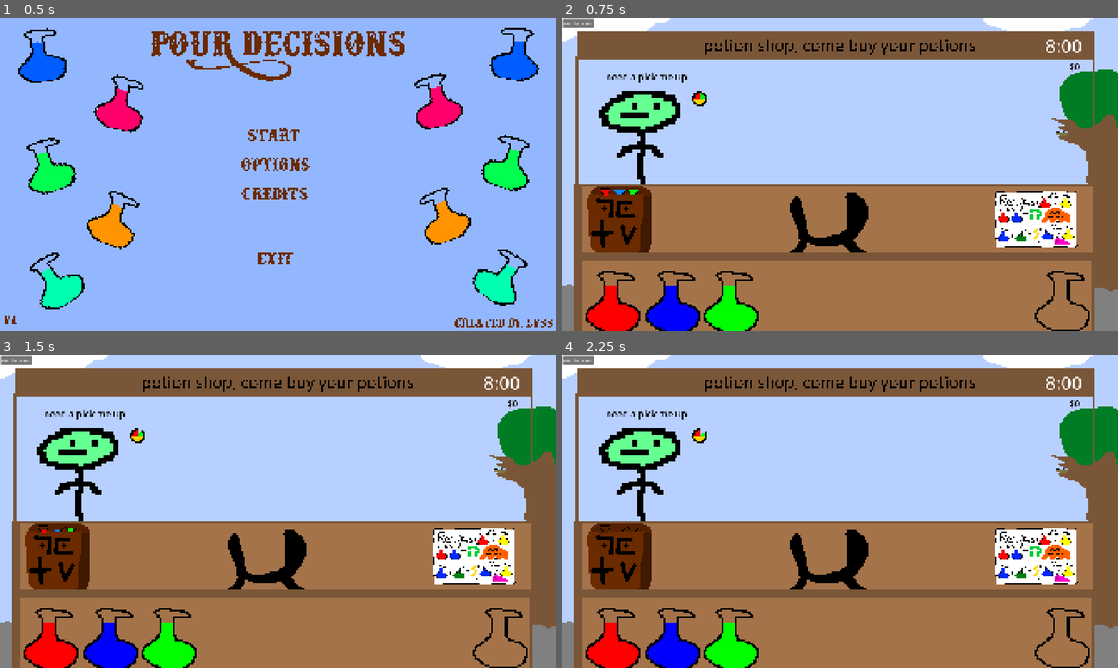
Above: before the commit, frames 1-4 (two rows, left to right).
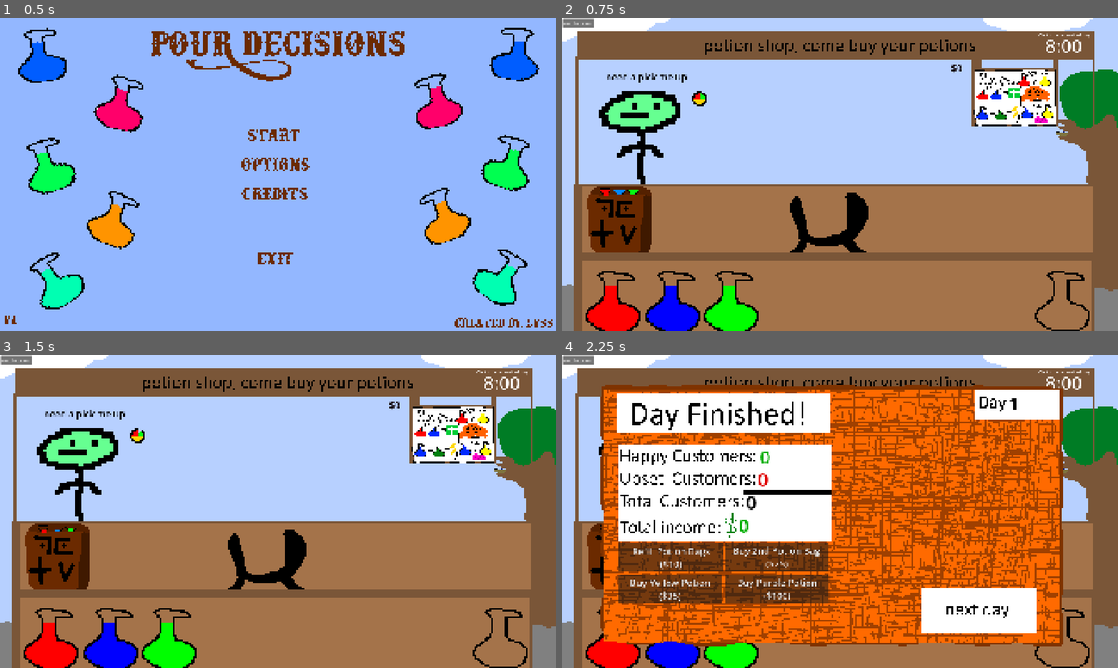
Above: after the commit, the same moments.

Repository: GreyChaos/pour-decisions
Game: Godot game, scene res://scenes/main_menu.tscn
Same seed, same stepped clock (60 frames per second), same inputs: the game is played once before the commit and once after it.
Inputs (mouse positions are in pixels of both pictures, inside the frame that each line leads up to; where the layout moved, square brackets give the same spot in the first picture):
- Up to frame 1 (0.5 s): no input
- Up to frame 2 (0.75 s): click (834, 136) at 0.5 s
- Up to frame 3 (1.5 s): click (55, 555) at 1.25 s
- Up to frame 4 (2.25 s): click (1062, 383) [617, 555] at 2 s

Frame 1 is identical in both runs. In frame 2, 5.7% of the frame differs, in the area x 70-95%, y 4-74%; in frame 3, 5.7%; in frame 4, 68%, in the area x 6-95%, y 4-94%.

Commit message:
Purple Potion Added

Diff:
--- /dev/null
+++ b/potions/anger_potion.tres
@@ -0,0 +1,23 @@
+[gd_resource type="Resource" script_class="PotionRecipe" format=3 uid="uid://dk23mkf8p2tip"]
+
+[ext_resource type="Script" uid="uid://bq01oolp8ppxl" path="res://scripts/ingredient_amount.gd" id="1_ybh78"]
+[ext_resource type="Script" uid="uid://bncof2ny5vmo7" path="res://scripts/potion_recipe.gd" id="2_vjwmh"]
+
+[sub_resource type="Resource" id="Resource_hh1oa"]
+script = ExtResource("1_ybh78")
+type = 5
+metadata/_custom_type_script = "uid://bq01oolp8ppxl"
+
+[sub_resource type="Resource" id="Resource_5v8hn"]
+script = ExtResource("1_ybh78")
+type = 2
+amount = 2
+metadata/_custom_type_script = "uid://bq01oolp8ppxl"
+
+[resource]
+script = ExtResource("2_vjwmh")
+potion_name = "Anger Potion"
+ingredients = Array[ExtResource("1_ybh78")]([SubResource("Resource_hh1oa"), SubResource("Resource_5v8hn")])
+sell_price = 25
+symptoms = Array[String](["I want somebody to ruin their reputation", "Make them snap at the wrong person", "Somebodys been too composed lately", "They deserve to lose that new promotion"])
+metadata/_custom_type_script = "uid://bncof2ny5vmo7"
--- /dev/null
+++ b/potions/death_potion.tres
@@ -0,0 +1,22 @@
+[gd_resource type="Resource" script_class="PotionRecipe" format=3 uid="uid://diwc5ujl6ydj8"]
+
+[ext_resource type="Script" uid="uid://bq01oolp8ppxl" path="res://scripts/ingredient_amount.gd" id="1_a37af"]
+[ext_resource type="Script" uid="uid://bncof2ny5vmo7" path="res://scripts/potion_recipe.gd" id="2_8plqi"]
+
+[sub_resource type="Resource" id="Resource_hh1oa"]
+script = ExtResource("1_a37af")
+type = 5
+metadata/_custom_type_script = "uid://bq01oolp8ppxl"
+
+[sub_resource type="Resource" id="Resource_5v8hn"]
+script = ExtResource("1_a37af")
+amount = 2
+metadata/_custom_type_script = "uid://bq01oolp8ppxl"
+
+[resource]
+script = ExtResource("2_8plqi")
+potion_name = "Anger Potion"
+ingredients = Array[ExtResource("1_a37af")]([SubResource("Resource_hh1oa"), SubResource("Resource_5v8hn")])
+sell_price = 25
+symptoms = Array[String](["I need a permanent solution", "They've lived long enough", "Something untracable, if you catch my drift", "My inheritance is taking too long", "Make it look natural"])
+metadata/_custom_type_script = "uid://bncof2ny5vmo7"
--- /dev/null
+++ b/potions/love_potion.tres
@@ -0,0 +1,23 @@
+[gd_resource type="Resource" script_class="PotionRecipe" format=3 uid="uid://c7less6oqx6xd"]
+
+[ext_resource type="Script" uid="uid://bq01oolp8ppxl" path="res://scripts/ingredient_amount.gd" id="1_jqylc"]
+[ext_resource type="Script" uid="uid://bncof2ny5vmo7" path="res://scripts/potion_recipe.gd" id="2_vkorj"]
+
+[sub_resource type="Resource" id="Resource_hh1oa"]
+script = ExtResource("1_jqylc")
+type = 5
+amount = 2
+metadata/_custom_type_script = "uid://bq01oolp8ppxl"
+
+[sub_resource type="Resource" id="Resource_5v8hn"]
+script = ExtResource("1_jqylc")
+type = 4
+metadata/_custom_type_script = "uid://bq01oolp8ppxl"
+
+[resource]
+script = ExtResource("2_vkorj")
+potion_name = "Anger Potion"
+ingredients = Array[ExtResource("1_jqylc")]([SubResource("Resource_hh1oa"), SubResource("Resource_5v8hn")])
+sell_price = 25
+symptoms = Array[String](["They don't know they love me yet", "I need somebody to notice me, no matter what", "We're meant to be, they just need convinced", "Make them forget about her, and just see me", "They rejected me, they shouldn't have"])
+metadata/_custom_type_script = "uid://bncof2ny5vmo7"
--- /dev/null
+++ b/potions/sleep_potion.tres
@@ -0,0 +1,22 @@
+[gd_resource type="Resource" script_class="PotionRecipe" format=3 uid="uid://dwlc1fap0jmbl"]
+
+[ext_resource type="Script" uid="uid://bq01oolp8ppxl" path="res://scripts/ingredient_amount.gd" id="1_r8tqf"]
+[ext_resource type="Script" uid="uid://bncof2ny5vmo7" path="res://scripts/potion_recipe.gd" id="2_u78u4"]
+
+[sub_resource type="Resource" id="Resource_hh1oa"]
+script = ExtResource("1_r8tqf")
+type = 5
+metadata/_custom_type_script = "uid://bq01oolp8ppxl"
+
+[sub_resource type="Resource" id="Resource_5v8hn"]
+script = ExtResource("1_r8tqf")
+type = 4
+metadata/_custom_type_script = "uid://bq01oolp8ppxl"
+
+[resource]
+script = ExtResource("2_u78u4")
+potion_name = "Sleep Potion"
+ingredients = Array[ExtResource("1_r8tqf")]([SubResource("Resource_hh1oa"), SubResource("Resource_5v8hn")])
+sell_price = 25
+symptoms = Array[String](["Help me sleep", "I just need them to be quiet for a bit", "I need them old cold, no questions", "My neighbors too loud at night", "My kids stay up too late"])
+metadata/_custom_type_script = "uid://bncof2ny5vmo7"
--- a/scenes/cauldron.tscn
+++ b/scenes/cauldron.tscn
@@ -23,6 +23,18 @@
 atlas = ExtResource("1_bi80w")
 region = Rect2(512, 0, 128, 128)
 
+[sub_resource type="AtlasTexture" id="AtlasTexture_o7j16"]
+atlas = ExtResource("1_bi80w")
+region = Rect2(640, 0, 128, 128)
+
+[sub_resource type="AtlasTexture" id="AtlasTexture_5yblu"]
+atlas = ExtResource("1_bi80w")
+region = Rect2(768, 0, 128, 128)
+
+[sub_resource type="AtlasTexture" id="AtlasTexture_xgj33"]
+atlas = ExtResource("1_bi80w")
+region = Rect2(896, 0, 128, 128)
+
 [sub_resource type="SpriteFrames" id="SpriteFrames_o7j16"]
 animations = [{
 "frames": [{
@@ -40,6 +52,15 @@
 }, {
 "duration": 1.0,
 "texture": SubResource("AtlasTexture_re3ld")
+}, {
+"duration": 1.0,
+"texture": SubResource("AtlasTexture_o7j16")
+}, {
+"duration": 1.0,
+"texture": SubResource("AtlasTexture_5yblu")
+}, {
+"duration": 1.0,
+"texture": SubResource("AtlasTexture_xgj33")
 }],
 "loop": false,
 "name": &"default",
--- a/scenes/game.tscn
+++ b/scenes/game.tscn
@@ -6,7 +6,9 @@
 [ext_resource type="PackedScene" uid="uid://rq7no64beqdl" path="res://scenes/cauldron.tscn" id="3_lnu2h"]
 [ext_resource type="PackedScene" uid="uid://kxtk6odq1xi6" path="res://scenes/customer.tscn" id="5_iywne"]
 [ext_resource type="Texture2D" uid="uid://oymwcmd5yspo" path="res://assets/recipeSheet.png" id="6_p57ef"]
+[ext_resource type="Script" uid="uid://cgfyw6x8mxrll" path="res://scripts/recipe_sheet.gd" id="6_vtaks"]
 [ext_resource type="Texture2D" uid="uid://cv2p1g6p6t2mg" path="res://assets/dayend.png" id="7_u5sy4"]
+[ext_resource type="Texture2D" uid="uid://rivgxmty66p3" path="res://assets/2nd recipeSheet.png" id="7_vtaks"]
 [ext_resource type="PackedScene" uid="uid://d1hrymwkbb0a6" path="res://scenes/potion_bag.tscn" id="8_gee14"]
 [ext_resource type="AudioStream" uid="uid://cfu2k0g56r18i" path="res://assets/audio/Pippin the Hunchback.mp3" id="9_0tnpc"]
 
@@ -47,6 +49,12 @@
 color = Color(1, 0.9058309, 0, 1)
 potion_type = 4
 
+[node name="Bottle6" parent="Bottles" unique_id=1486423410 instance=ExtResource("2_yqjtg")]
+visible = false
+position = Vector2(32, 429)
+color = Color(0.65457314, 0, 0.8602326, 1)
+potion_type = 5
+
 [node name="Bottle4" parent="Bottles" unique_id=129247421 instance=ExtResource("2_yqjtg")]
 position = Vector2(777, 428)
 amount = 0
@@ -69,16 +77,17 @@
 position = Vector2(-681, -125)
 
 [node name="Money" type="Label" parent="." unique_id=1718579348]
-offset_left = 792.0
-offset_top = -395.0
-offset_right = 867.0
-offset_bottom = -332.0
+offset_left = 385.0
+offset_top = -390.0
+offset_right = 460.0
+offset_bottom = -327.0
 theme_override_colors/font_color = Color(0.047058824, 0, 0, 1)
 theme_override_font_sizes/font_size = 32
 text = "$0"
 
 [node name="Recipe Sheet" type="Node2D" parent="." unique_id=1161129292]
-position = Vector2(741, 155)
+position = Vector2(670, -265)
+script = ExtResource("6_vtaks")
 
 [node name="Sprite" type="Sprite2D" parent="Recipe Sheet" unique_id=608969451]
 position = Vector2(-65, 1)
@@ -87,6 +96,21 @@
 [node name="Area2D" type="Area2D" parent="Recipe Sheet" unique_id=567082420]
 
 [node name="CollisionShape2D" type="CollisionShape2D" parent="Recipe Sheet/Area2D" unique_id=1201532520]
+position = Vector2(-63, 0.5)
+shape = SubResource("RectangleShape2D_iywne")
+
+[node name="Recipe Sheet2" type="Node2D" parent="." unique_id=688612587]
+visible = false
+position = Vector2(758, 150)
+script = ExtResource("6_vtaks")
+
+[node name="Sprite" type="Sprite2D" parent="Recipe Sheet2" unique_id=507127874]
+position = Vector2(-65, 1)
+texture = ExtResource("7_vtaks")
+
+[node name="Area2D" type="Area2D" parent="Recipe Sheet2" unique_id=1760437490]
+
+[node name="CollisionShape2D" type="CollisionShape2D" parent="Recipe Sheet2/Area2D" unique_id=1813797225]
 position = Vector2(-63, 0.5)
 shape = SubResource("RectangleShape2D_iywne")
 
@@ -102,6 +126,20 @@
 [node name="TimeSpeed" type="Timer" parent="Clock" unique_id=2032543953]
 wait_time = 6.0
 autostart = true
+
+[node name="Button" type="Button" parent="Clock" unique_id=1216250463]
+layout_mode = 0
+offset_right = 195.0
+offset_bottom = 90.0
+flat = true
+
+[node name="Label" type="Label" parent="Clock" unique_id=811538541]
+layout_mode = 0
+offset_left = 9.0
+offset_top = -4.0
+offset_right = 188.0
+offset_bottom = 19.0
+text = "Click to skip rest of day"
 
 [node name="Potion Bag" parent="." unique_id=1186918009 instance=ExtResource("8_gee14")]
 position = Vector2(-749, 140)
@@ -155,10 +193,10 @@
 text = "223244"
 
 [node name="Day" type="Label" parent="Day End" unique_id=890320425]
-offset_left = 575.0
-offset_top = -420.0
-offset_right = 770.0
-offset_bottom = -332.0
+offset_left = 583.0
+offset_top = -418.0
+offset_right = 778.0
+offset_bottom = -330.0
 theme_override_colors/font_color = Color(0, 0, 0, 1)
 theme_override_font_sizes/font_size = 64
 text = "22324"
@@ -189,13 +227,22 @@
 ($25)"
 
 [node name="Buy Yellow" type="Button" parent="Day End" unique_id=1584705990]
-offset_left = -760.0
-offset_top = 218.0
-offset_right = -401.0
-offset_bottom = 316.0
+offset_left = -766.0
+offset_top = 219.0
+offset_right = -407.0
+offset_bottom = 317.0
 theme_override_font_sizes/font_size = 32
 text = "Buy Yellow Potion
 ($35)"
+
+[node name="Buy Purple" type="Button" parent="Day End" unique_id=1004692824]
+offset_left = -397.0
+offset_top = 218.0
+offset_right = -38.0
+offset_bottom = 316.0
+theme_override_font_sizes/font_size = 32
+text = "Buy Purple Potion
+($100)"
 
 [node name="Music" type="AudioStreamPlayer2D" parent="." unique_id=1335203379]
 stream = ExtResource("9_0tnpc")
@@ -212,11 +259,15 @@
 "
 
 [connection signal="timeout" from="PourRate" to="." method="_on_pour_rate_timeout"]
-[connection signal="mouse_entered" from="Recipe Sheet/Area2D" to="." method="_enlarge_recipe_sheet"]
-[connection signal="mouse_exited" from="Recipe Sheet/Area2D" to="." method="_shrink_recipe_sheet"]
+[connection signal="mouse_entered" from="Recipe Sheet/Area2D" to="Recipe Sheet" method="_enlarge_recipe_sheet"]
+[connection signal="mouse_exited" from="Recipe Sheet/Area2D" to="Recipe Sheet" method="_shrink_recipe_sheet"]
+[connection signal="mouse_entered" from="Recipe Sheet2/Area2D" to="Recipe Sheet2" method="_enlarge_recipe_sheet"]
+[connection signal="mouse_exited" from="Recipe Sheet2/Area2D" to="Recipe Sheet2" method="_shrink_recipe_sheet"]
 [connection signal="timeout" from="Clock/TimeSpeed" to="." method="_on_time_speed_timeout"]
+[connection signal="pressed" from="Clock/Button" to="." method="_skip_day"]
 [connection signal="pressed" from="Day End/Next Day" to="." method="_start_next_day"]
 [connection signal="pressed" from="Day End/Buy Refills" to="." method="_on_buy_refills_pressed"]
 [connection signal="pressed" from="Day End/Buy Potion Bag" to="." method="_buy_2nd_potion_bag"]
 [connection signal="pressed" from="Day End/Buy Yellow" to="." method="_on_buy_yellow_pressed"]
+[connection signal="pressed" from="Day End/Buy Purple" to="." method="_on_buy_purple_pressed"]
 [connection signal="pressed" from="Menu Buttom" to="." method="_return_to_menu"]
--- a/scripts/cauldron.gd
+++ b/scripts/cauldron.gd
@@ -54,6 +54,6 @@
 
 func changeSprite(amount: int):
 	filledAmount += amount
-	if filledAmount > 4:
-		filledAmount = 4
+	if filledAmount > 8:
+		filledAmount = 8
 	animated_sprite_2d.frame = filledAmount
--- a/scripts/game.gd
+++ b/scripts/game.gd
@@ -23,21 +23,24 @@
 
 func update_time():
 	if GameManager.current_time >= 18:
-		GameManager.day_active = false
-		$Clock/TimeSpeed.stop()
-		$"Day End".visible = true
-		$"Day End/Happy".text = str(GameManager.happy_customers_today)
-		$"Day End/Total".text = str(GameManager.happy_customers_today + GameManager.upset_customers_today)
-		GameManager.happy_customers_today = 0
-		$"Day End/Upset".text = str(GameManager.upset_customers_today)
-		GameManager.upset_customers_today = 0
-
-		$"Day End/Income".text = str(GameManager.total_money_today)
-		GameManager.total_money_today = 0
-		$"Day End/Day".text = str(GameManager.current_day)
+		end_day()
 		return
 	GameManager.current_time += 1
 	$Clock.text = str(GameManager.current_time) + ":00"
+
+func end_day():
+	GameManager.day_active = false
+	$Clock/TimeSpeed.stop()
+	$"Day End".visible = true
+	$"Day End/Happy".text = str(GameManager.happy_customers_today)
+	$"Day End/Total".text = str(GameManager.happy_customers_today + GameManager.upset_customers_today)
+	GameManager.happy_customers_today = 0
+	$"Day End/Upset".text = str(GameManager.upset_customers_today)
+	GameManager.upset_customers_today = 0
+
+	$"Day End/Income".text = str(GameManager.total_money_today)
+	GameManager.total_money_today = 0
+	$"Day End/Day".text = str(GameManager.current_day)
 
 func _on_pour_rate_timeout() -> void:
 	if GameManager.held_item == null:
@@ -64,15 +67,7 @@
 		$Bottles/Bottle2.fill_potion()
 		$Bottles/Bottle3.fill_potion()
 		$Bottles/Bottle5.fill_potion()
-
-
-func _enlarge_recipe_sheet() -> void:
-	if GameManager.held_item == null:
-		$"Recipe Sheet".scale = Vector2(2.5,2.5)
-		$"Recipe Sheet".z_index = 10
-func _shrink_recipe_sheet() -> void:
-	$"Recipe Sheet".scale = Vector2(1,1)
-	$"Recipe Sheet".z_index = 1
+		$Bottles/Bottle6.fill_potion()
 
 
 func _start_next_day() -> void:
@@ -119,3 +114,20 @@
 		$Money.text = "$" + str(GameManager.money)
 		$Bottles/Bottle5.visible = true
 		$"Day End/Buy Yellow".queue_free()
+
+
+func _skip_day() -> void:
+	end_day()
+
+
+func _on_buy_purple_pressed() -> void:
+	if GameManager.money >= 100:
+		$"Recipe Sheet2".visible = true
+		GameManager.money -= 100
+		GameManager.all_recipes.append(preload("res://potions/love_potion.tres"))
+		GameManager.all_recipes.append(preload("res://potions/sleep_potion.tres"))
+		GameManager.all_recipes.append(preload("res://potions/death_potion.tres"))
+		GameManager.all_recipes.append(preload("res://potions/anger_potion.tres"))
+		$Money.text = "$" + str(GameManager.money)
+		$Bottles/Bottle6.visible = true
+		$"Day End/Buy Purple".queue_free()
--- a/scripts/game_manager.gd
+++ b/scripts/game_manager.gd
@@ -1,6 +1,6 @@
 extends Node
 
-enum PotionType { RED, BLUE, GREEN, EMPTY, YELLOW}
+enum PotionType { RED, BLUE, GREEN, EMPTY, YELLOW, PURPLE}
 var held_item = null
 var pouring = false
 var current_customer = null
--- /dev/null
+++ b/scripts/recipe_sheet.gd
@@ -0,0 +1,10 @@
+extends Node2D
+
+func _enlarge_recipe_sheet() -> void:
+	if GameManager.held_item == null:
+		scale = Vector2(2.5,2.5)
+		z_index = 10
+
+func _shrink_recipe_sheet() -> void:
+	scale = Vector2(1,1)
+	z_index = 1
Binary file added: assets/2nd recipeSheet.png
Not shown, added: assets/2nd recipeSheet.png.import
Binary file changed: assets/background.png
Binary file changed: assets/cauldron.png
Not shown, added: scripts/recipe_sheet.gd.uid
